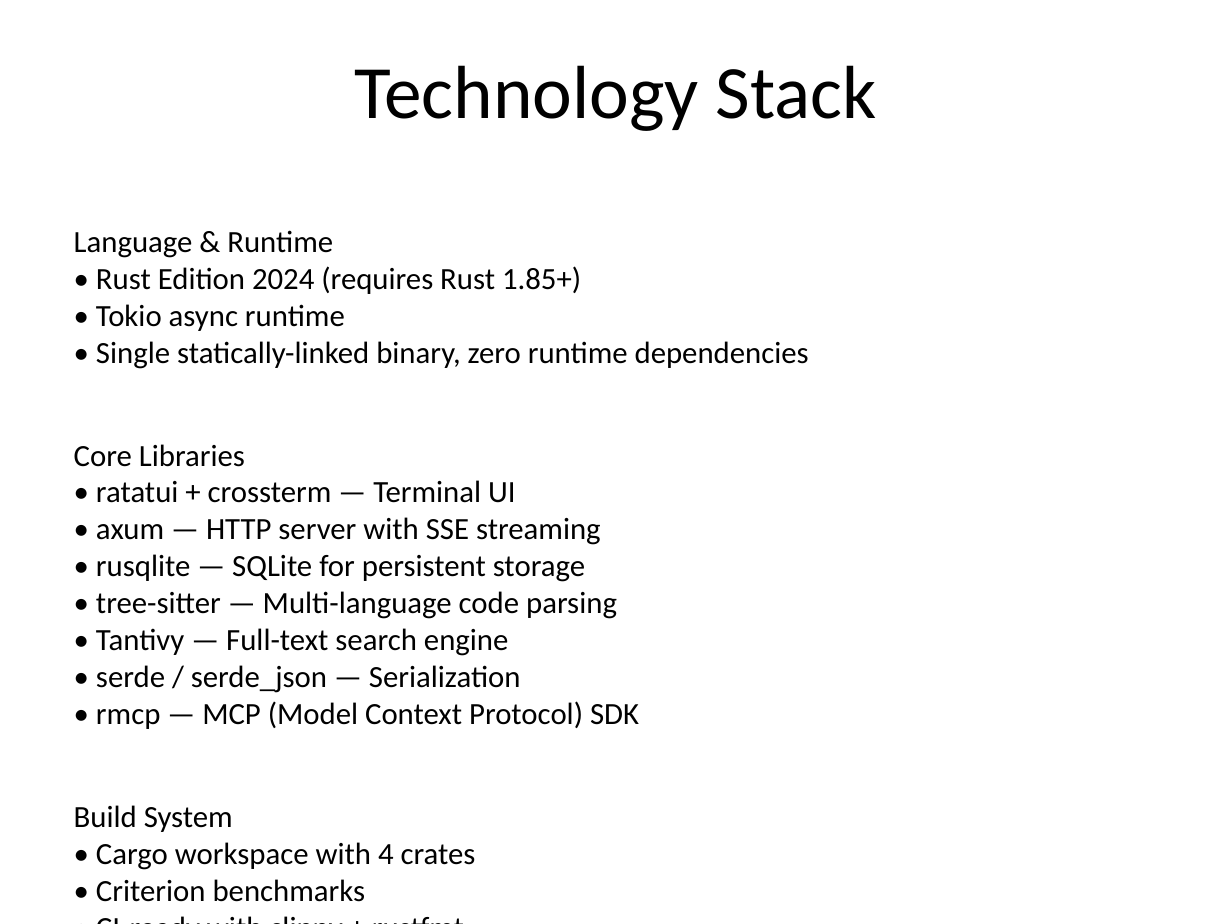
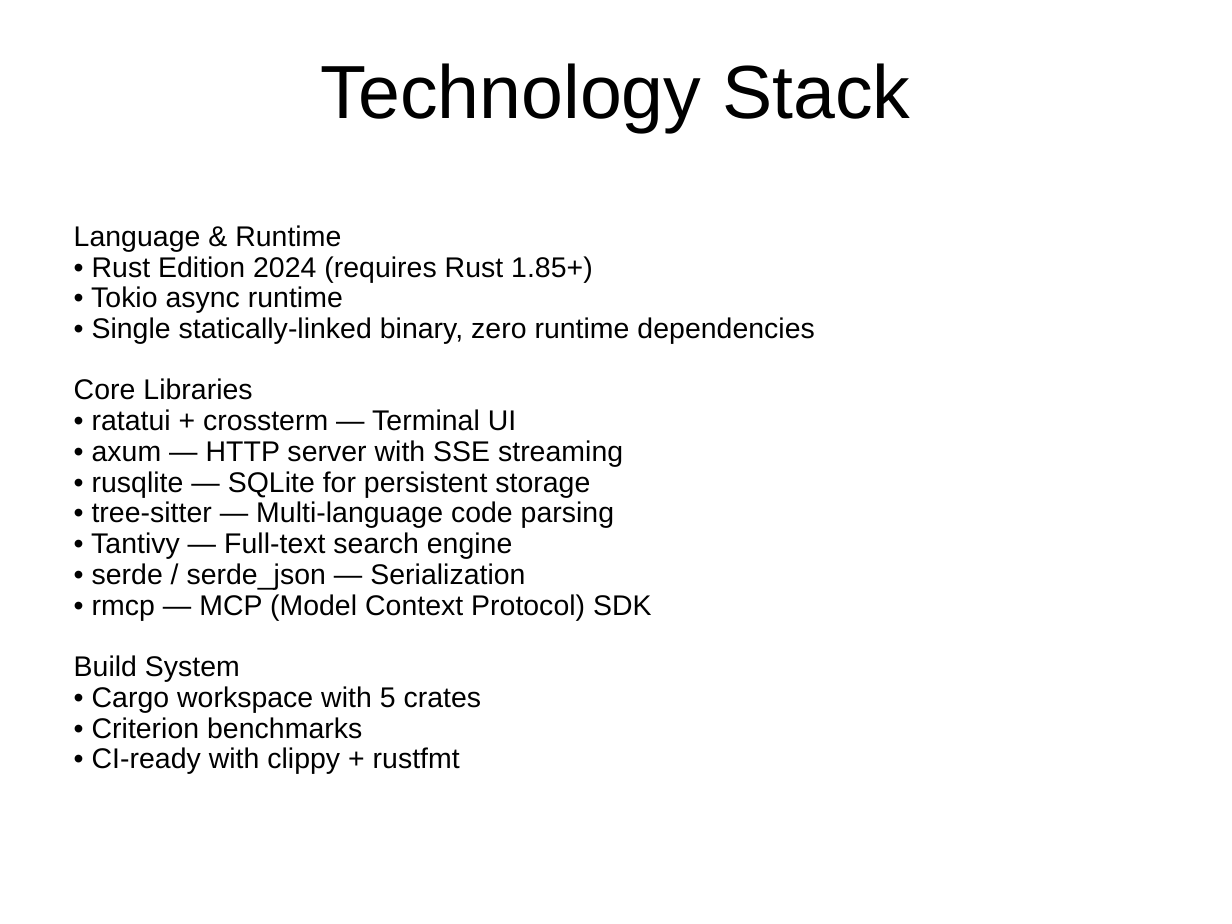
Before and after one commit to thawkins/ragent, a slide deck: slide 3 of RAGENTPRES.pptx. Drawn at 1232x924 pixels with LibreOffice and Linux fonts; fonts in the diff are those of the drawing. Boxes give left, top, right and bottom in pixels: in the first picture for what was removed or moved away, otherwise in the second. Text is boxed around its words. In the diff, an @@ line names an element or a change of style, - is before the commit and + after.

```diff
--- a/RAGENTPRES.pptx
+++ b/RAGENTPRES.pptx
@@ title "Technology Stack" at (321, 63, 910, 132): font Calibri to Arial @@
@@ text at (74, 225, 814, 774): size 18 to 16.6 pt, font Calibri to Arial; line spacing 1 to 0.9 @@
@@ text at (92, 686, 482, 713): text changed; size 18 to 16.6 pt; font Calibri to Arial @@
-• Cargo workspace with 4 crates
+• Cargo workspace with 5 crates
```
Also in this commit, not shown: 38 other slides changed, 12 other files.
